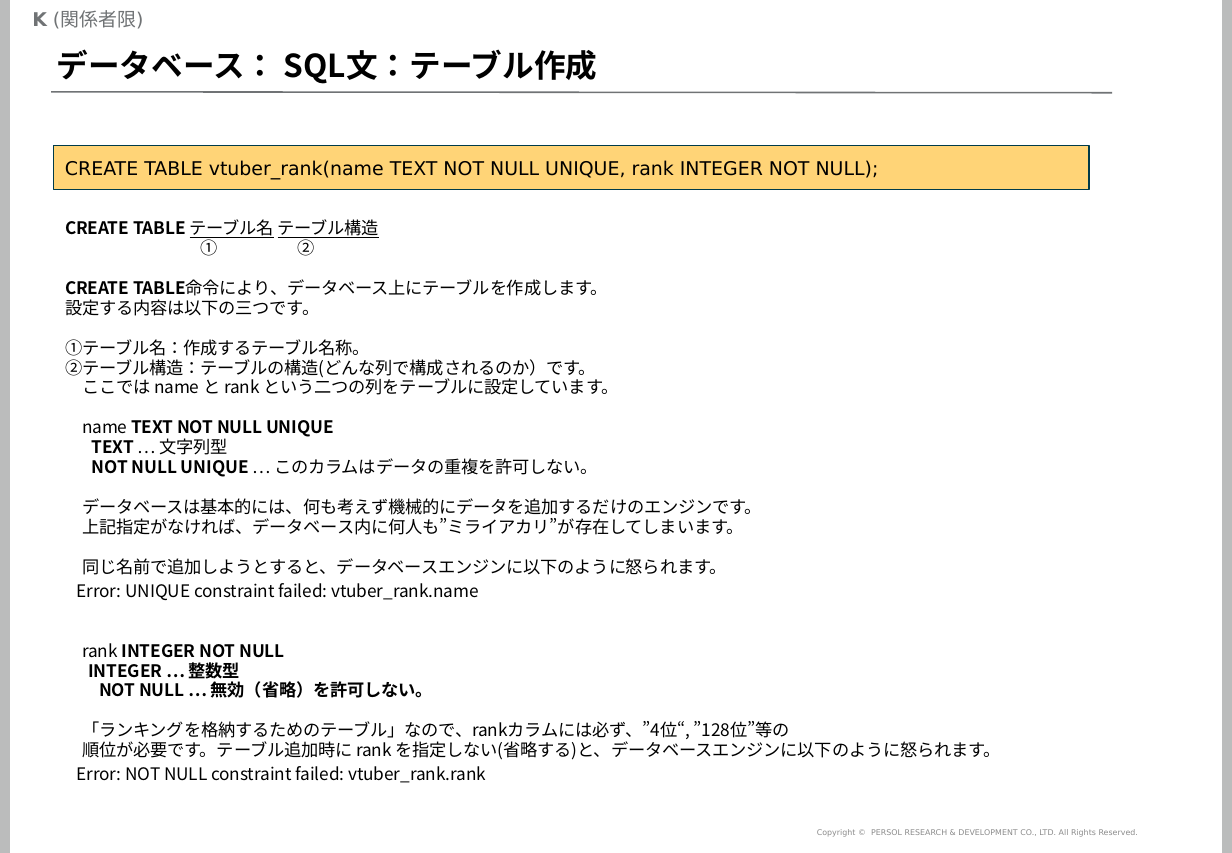
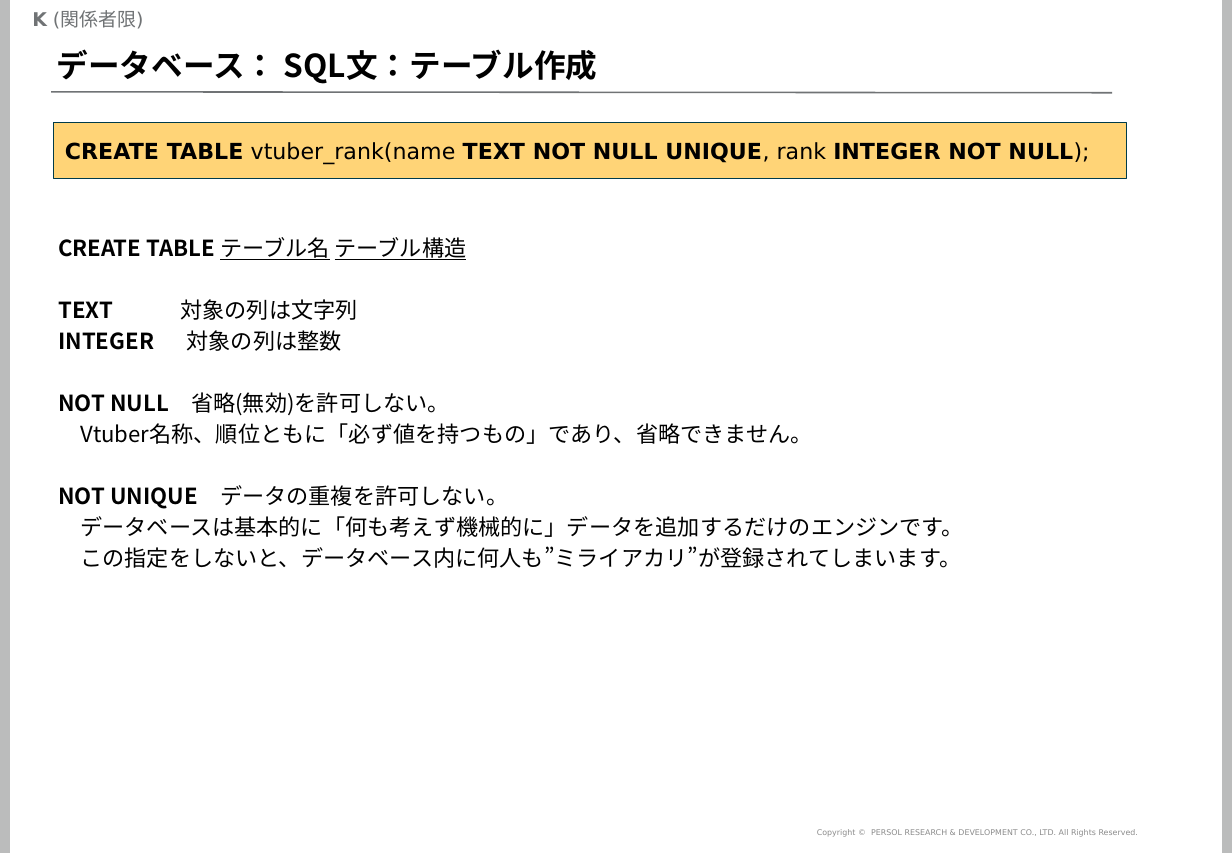
Before and after one commit to mogrodown/python_session, a slide deck: slide 44 of doc/python中級講座_2020.pptx (slide 42 before the commit). Drawn at 1232x853 pixels with LibreOffice and Linux fonts; fonts in the diff are those of the drawing; background and template pictures are left out. Boxes give left, top, right and bottom in pixels: in the first picture for what was removed or moved away, otherwise in the second. Text is boxed around its words. In the diff, an @@ line names an element or a change of style, - is before the commit and + after.

```diff
--- a/doc/python中級講座_2020.pptx
+++ b/doc/python中級講座_2020.pptx
@@ rectangle "CREATE TABLE vtuber_rank(name TEXT NOT ...": place and size @@
-rectangle "CREATE TABLE vtuber_rank(name TEXT NOT ..." at [53, 146, 1090, 189]
+rectangle "CREATE TABLE vtuber_rank(name TEXT NOT ..." at [53, 122, 1126, 179]
@@ rectangle "CREATE TABLE vtuber_rank(name TEXT NOT ..." at [53, 122, 1126, 179]: size 12 to 14 pt; bold on in "CREATE TABLE TEXT NOT NULL UNIQUE, INTEGER ..." @@
@@ text "CREATE TABLE テーブル名 テーブル構造": place and size @@
-text "CREATE TABLE テーブル名 テーブル構造" at [65, 219, 1001, 783]
+text "CREATE TABLE テーブル名 テーブル構造" at [58, 237, 964, 568]
@@ text at [58, 237, 467, 260]: size 10.8 to 14 pt in "CREATE TABLE テーブル名 テーブル構造"; line spacing 0.8 to 1 @@
@@ text at [58, 299, 964, 568]: text changed; size 10.8 to 14 pt @@
-① ②
-CREATE TABLE命令により、データベース上にテーブルを作成します。
-設定する内容は以下の三つです。
-①テーブル名：作成するテーブル名称。
-②テーブル構造：テーブルの構造(どんな列で構成されるのか）です。
-ここでは name と rank という二つの列をテーブルに設定しています。
-name TEXT NOT NULL UNIQUE
-TEXT … 文字列型
-NOT NULL UNIQUE … このカラムはデータの重複を許可しない。
-データベースは基本的には、何も考えず機械的にデータを追加するだけのエンジンです。
-上記指定がなければ、データベース内に何人も”ミライアカリ”が存在してしまいます。
-同じ名前で追加しようとすると、データベースエンジンに以下のように怒られます。
-Error: UNIQUE constraint failed: vtuber_rank.name
-rank INTEGER NOT NULL
-INTEGER … 整数型
-NOT NULL … 無効（省略）を許可しない。
-「ランキングを格納するためのテーブル」なので、rankカラムには必ず、”4位“, ”128位”等の
-順位が必要です。テーブル追加時に rank を指定しない(省略する)と、データベースエンジンに以下のように怒られます。
-Error: NOT NULL constraint failed: vtuber_rank.rank
+TEXT 対象の列は文字列
+INTEGER 対象の列は整数
+NOT NULL 省略(無効)を許可しない。
+Vtuber名称、順位ともに「必ず値を持つもの」であり、省略できません。
+NOT UNIQUE データの重複を許可しない。
+データベースは基本的に「何も考えず機械的に」データを追加するだけのエンジンです。
+この指定をしないと、データベース内に何人も”ミライアカリ”が登録されてしまいます。
```
Also in this commit, not shown: 29 other slides changed, 6 slides added, 2 slides removed, 6 other files.
